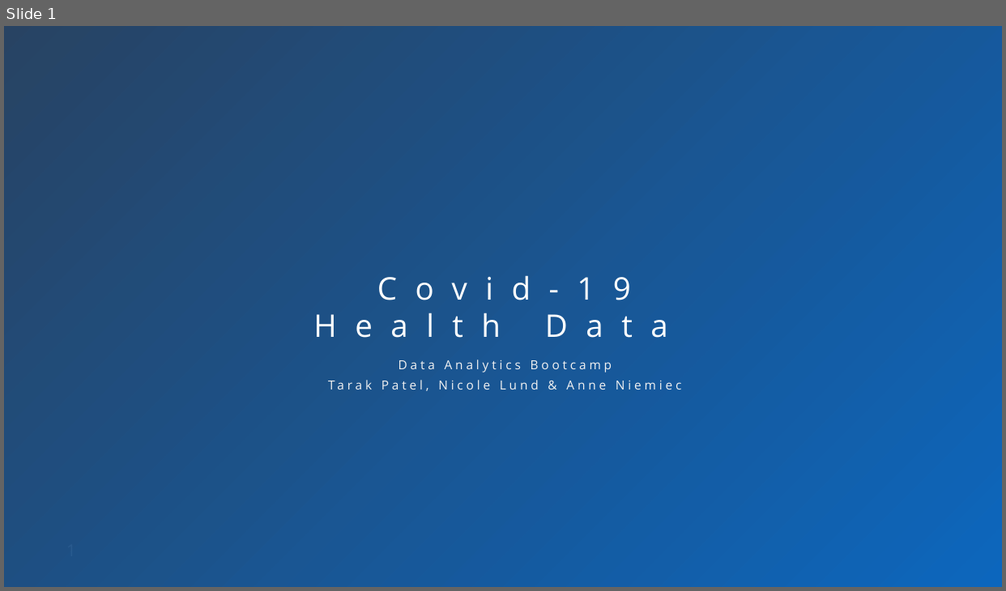
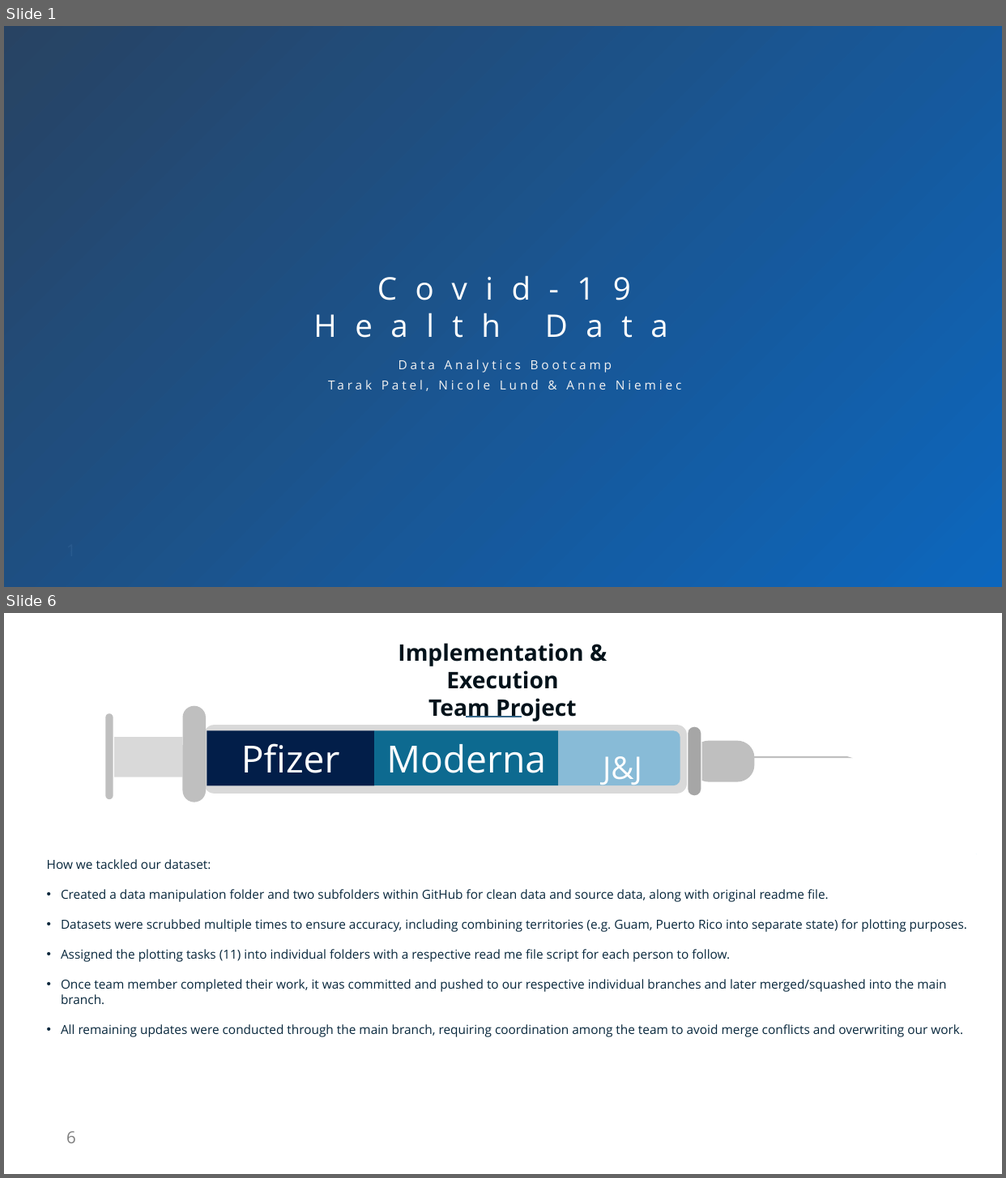
Before and after one commit to AnneNiemiec/Project_One, a slide deck: presentation/Project_one.pptx. Shown one above the other, each under a label of ours: slide 1 before the commit, slides 1 and 6 after it; the slides between them are not shown. The pictures are 1006x591 and 1006x1178 pixels, drawn with LibreOffice and Linux fonts; fonts in the diff are those of the drawing; background and template pictures are left out; a plain dark background stands for a picture behind light text. Boxes give left, top, right and bottom in pixels: in the first picture for what was removed or moved away, otherwise in the second. Text is boxed around its words. In the diff, an @@ line names an element or a change of style, - is before the commit and + after.

```diff
--- a/presentation/Project_one.pptx
+++ b/presentation/Project_one.pptx
@@ slide 6 added at (x1=4, y1=613, x2=1002, y2=1174), background #FFFFFF; not listed: 1 template element that a slide beside it also shows @@
@@ text added at (x1=398, y1=643, x2=583, y2=722), 44 pt, text #03121A, bold @@
+Implementation & Execution
+Team Project
@@ rounded rectangle added at (x1=182, y1=706, x2=206, y2=802), fill #BFBFBF @@
@@ rounded rectangle added at (x1=105, y1=713, x2=113, y2=799), fill #BFBFBF @@
@@ rounded rectangle added at (x1=204, y1=725, x2=687, y2=794), fill #D9D9D9 @@
@@ rectangle added at (x1=206, y1=731, x2=374, y2=786), fill #021E49, 72 pt, text #FFFFFF @@
+Pfizer
@@ rectangle added at (x1=374, y1=731, x2=558, y2=786), fill #0D6A90, 72 pt, text #FFFFFF @@
+Moderna
@@ line added from (467, 717) to (522, 717), #356689 3.6 pt @@
@@ round same rect added at (x1=558, y1=731, x2=680, y2=786), fill #88BBD7, 60 pt, text #FFFFFF @@
+J&J
@@ rounded rectangle added at (x1=688, y1=726, x2=701, y2=795), fill #A6A6A6 @@
@@ rectangle added at (x1=114, y1=737, x2=182, y2=777), fill #D9D9D9 @@
@@ freeform shape added at (x1=701, y1=741, x2=754, y2=781), fill #BFBFBF @@
@@ freeform shape added at (x1=743, y1=756, x2=853, y2=758), fill #BFBFBF @@
@@ freeform shape added at (x1=976, y1=854, x2=977, y2=855), fill #9ED0F2 @@
@@ text added at (x1=47, y1=859, x2=967, y2=1036), 24 pt, text #08273C @@
+How we tackled our dataset:
+• Created a data manipulation folder and two subfolders within GitHub for clean data and source data, along with original readme file.
+• Datasets were scrubbed multiple times to ensure accuracy, including combining territories (e.g. Guam, Puerto Rico into separate state) for plotting purposes.
+• Assigned the plotting tasks (11) into individual folders with a respective read me file script for each person to follow.
+• Once team member completed their work, it was committed and pushed to our respective individual branches and later merged/squashed into the main branch.
+• All remaining updates were conducted through the main branch, requiring coordination among the team to avoid merge conflicts and overwriting our work.
```
Also in this commit, not shown: 6 slides changed, 7 other slides added, 20 slides removed, 2 other files.
